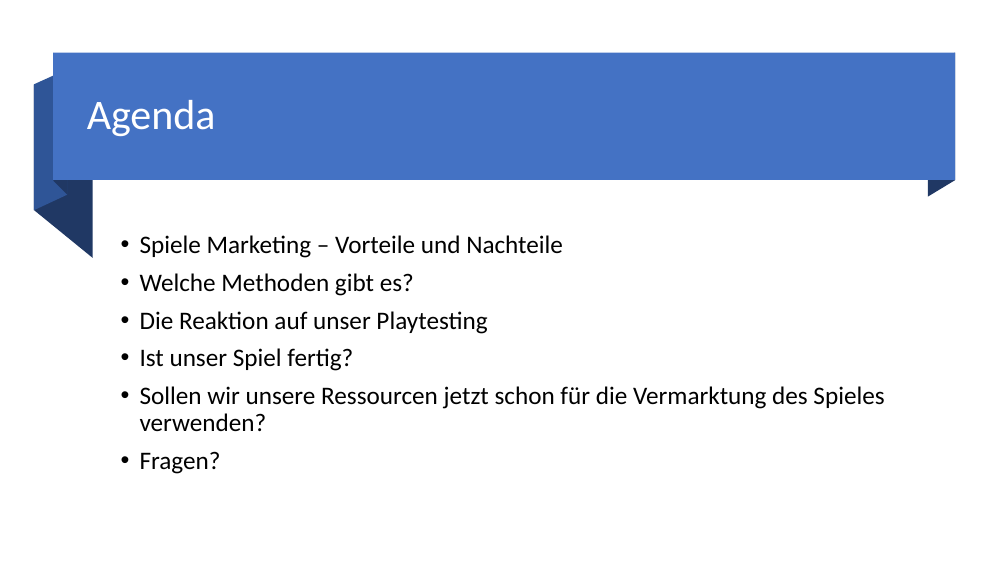
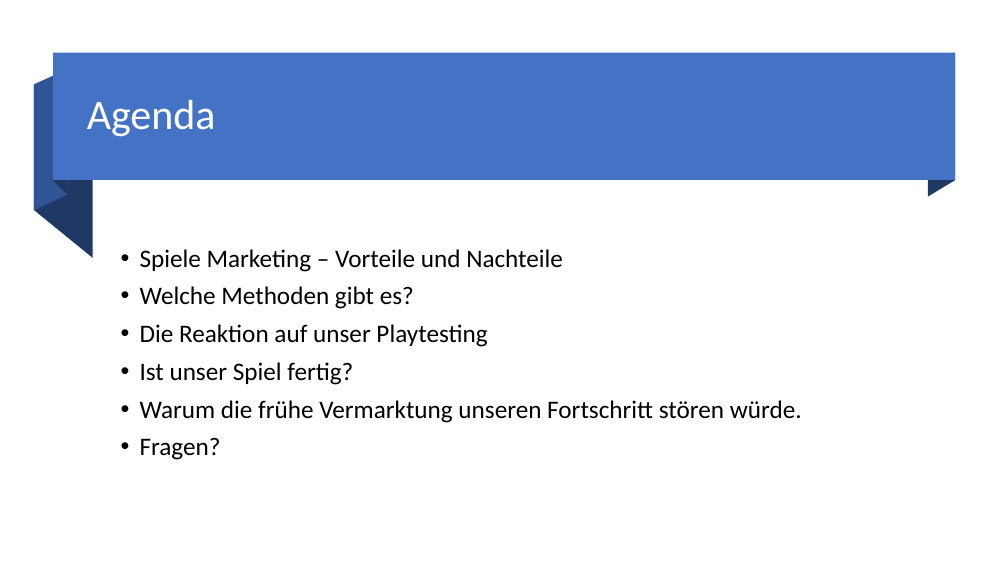
Before and after one commit to FragonGamer/ishjarta, a slide deck: slide 2 of Vermarktung des Spieles_Ishjarta.pptx. Drawn at 1008x567 pixels with LibreOffice and Linux fonts; fonts in the diff are those of the drawing. Boxes give left, top, right and bottom in pixels: in the first picture for what was removed or moved away, otherwise in the second. Text is boxed around its words. In the diff, an @@ line names an element or a change of style, - is before the commit and + after.

```diff
--- a/Vermarktung des Spieles_Ishjarta.pptx
+++ b/Vermarktung des Spieles_Ishjarta.pptx
@@ text at (140,400,802,423): text changed @@
-• Sollen wir unsere Ressourcen jetzt schon für die Vermarktung des Spieles verwenden?
+• Warum die frühe Vermarktung unseren Fortschritt stören würde.
```
Also in this commit, not shown: 4 other slides changed.
